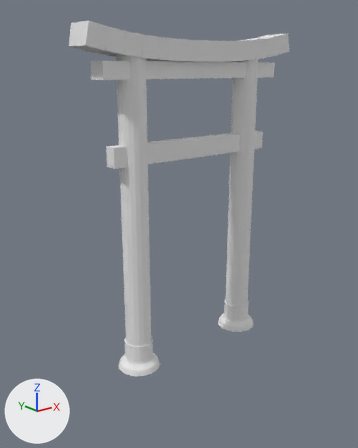
Before and after pictures for a commit that changed the FBX model unity/Assets/Art/Models/Shrine_ToriiSmall.fbx.
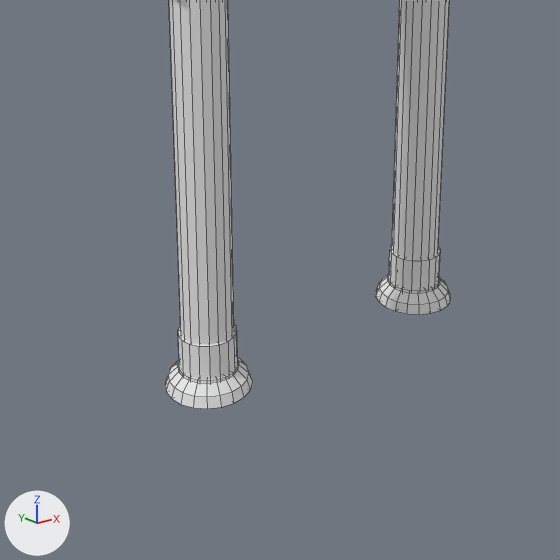
Old and new are each drawn whole from a camera (50 mm lens) standing at (-20.9, -24.7, 18.9) and looking at (-0.6, 0.6, 8.8) and again close up on the part from 11% to 85% of the width and 41% to 100% of the height. Every picture has the same lights, and +X, +Y and +Z are marked at lower left. The last two pictures show the newer version. The close-ups show mesh edges as thin lines. Where no turn or scale is listed for an object, it has been applied to the vertices. Vertices at exactly the same position are counted once.

Names of what the first close-up shows: 'Shrine_ToriiSmall'.
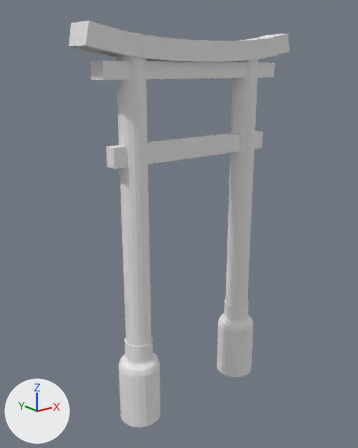
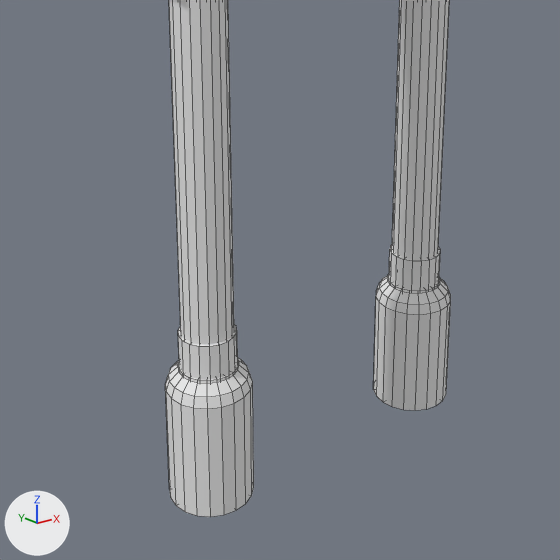
Boxes [x1, y1, x2, y2] around the edits, measured in the close-ups (560 x 560 px):
'Shrine_ToriiSmall', reshaped: before [165, 0, 451, 409]; after [165, 0, 451, 517]
part 1 of me_shrine_toriismall, built on: after [165, 298, 451, 517]

Edits to the bpy script that builds the scene:
```text
Change me_shrine_toriismall:
    used by ob_shrine_toriismall; location = (0.0, 0.0, 0.0)
    remove me_shrine_toriismall.from_pydata(...)  # 444 vertices, 512 faces; spans x -7.9..7.9, y -1.4..1.4, z -0.3..21.2
    add me_shrine_toriismall.from_pydata(...)  # 484 vertices, 552 faces; spans x -7.9..7.9, y -1.4..1.4, z -4.3..21.2
    me_shrine_toriismall part 1
    2 vertices are removed from x -4.6..4.6, y 0.0, z -0.3
    40 faces are deleted
    2 vertices are added at (4.6, 0.0, -4.3), (-4.6, 0.0, -4.3)
    40 new vertices lie (0.0, 0.0, -4.0) away from vertices in x -6.0..6.0, y -1.4..1.4, z -0.3
    80 new faces join them
```
